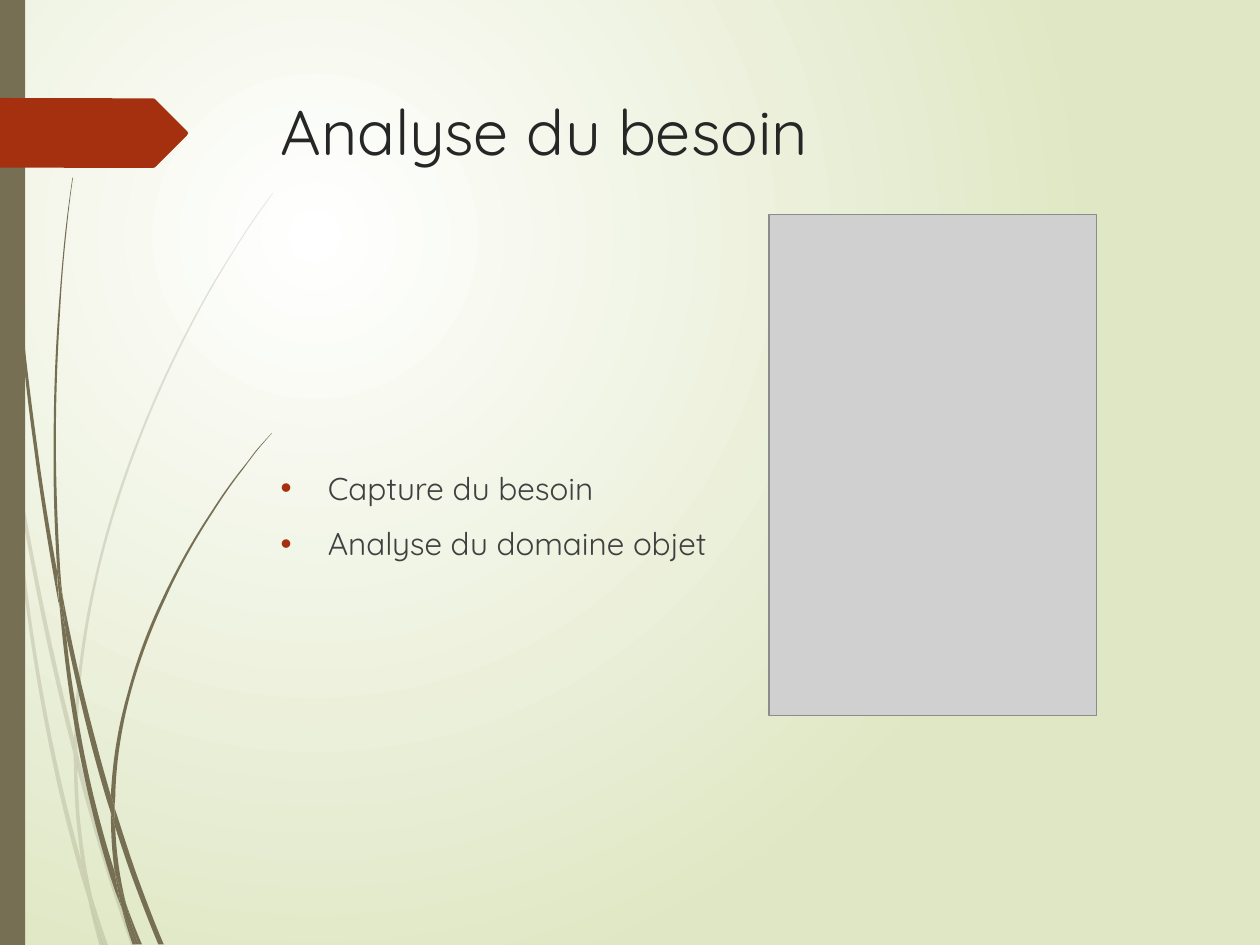
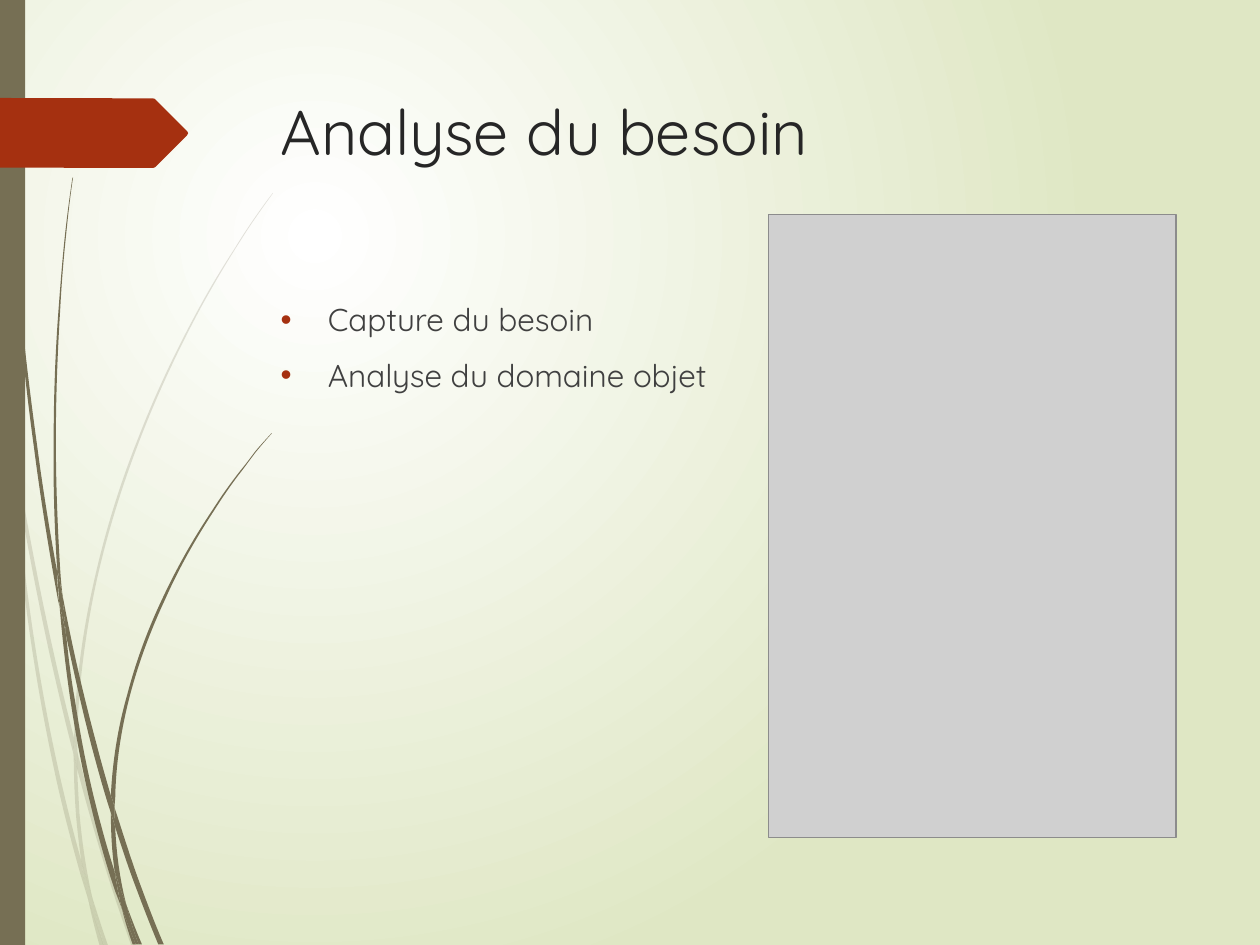
Before and after one commit to LudoRoot/WeBet_JBL, a slide deck: slide 4 of Présentation/Présentation WeBet_JBL.pptx. Drawn at 1260x945 pixels with LibreOffice and Linux fonts; fonts in the diff are those of the drawing; grey boxes stand for pictures. Boxes give left, top, right and bottom in pixels: in the first picture for what was removed or moved away, otherwise in the second. Text is boxed around its words. In the diff, an @@ line names an element or a change of style, - is before the commit and + after.

```diff
--- a/Présentation/Présentation WeBet_JBL.pptx
+++ b/Présentation/Présentation WeBet_JBL.pptx
@@ picture: place and size @@
-picture at (769,214,1096,716)
+picture at (769,214,1176,837)
@@ text "Capture du besoin": place and size @@
-text "Capture du besoin" at (328,477,706,562)
+text "Capture du besoin" at (328,308,706,394)
```
Also in this commit, not shown: 5 other slides changed, 1 slide added, 2 other files.
